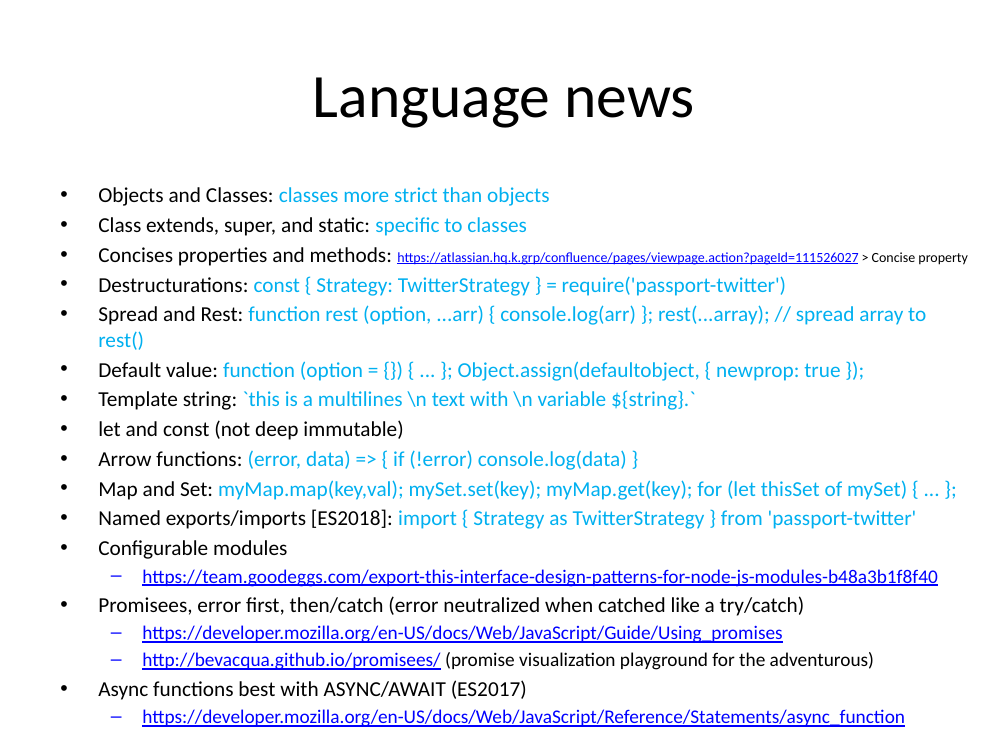
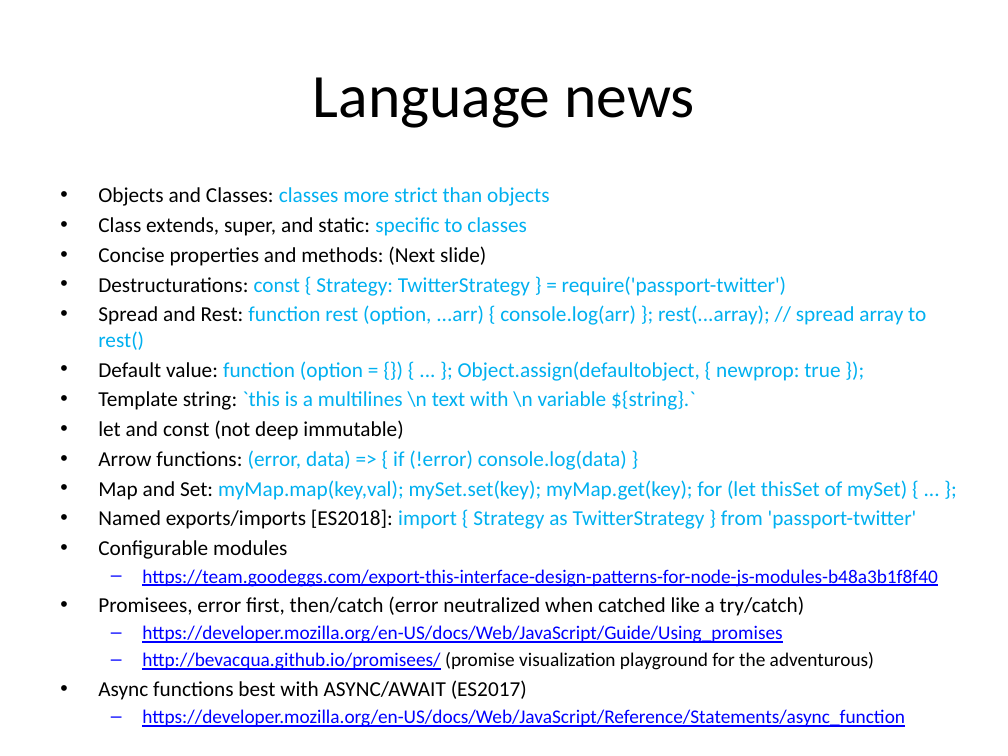
Before and after one commit to ocroz/js-trials, a slide deck: slide 13 of studies/node/Node-JS-presentation.pptx. Drawn at 1008x756 pixels with LibreOffice and Linux fonts; fonts in the diff are those of the drawing. Boxes give left, top, right and bottom in pixels: in the first picture for what was removed or moved away, otherwise in the second. Text is boxed around its words. In the diff, an @@ line names an element or a change of style, - is before the commit and + after.

```diff
--- a/studies/node/Node-JS-presentation.pptx
+++ b/studies/node/Node-JS-presentation.pptx
@@ text at (x1=98, y1=246, x2=486, y2=266): text changed; size 10 to 15.2 pt; text colour #0000FF to #000000 @@
-• Concises properties and methods: https://atlassian.hq.k.grp/confluence/pages/viewpage.action?pageId=111526027 > Concise property
+• Concise properties and methods: (Next slide)
```
Also in this commit, not shown: 6 other slides changed, 1 slide added.
